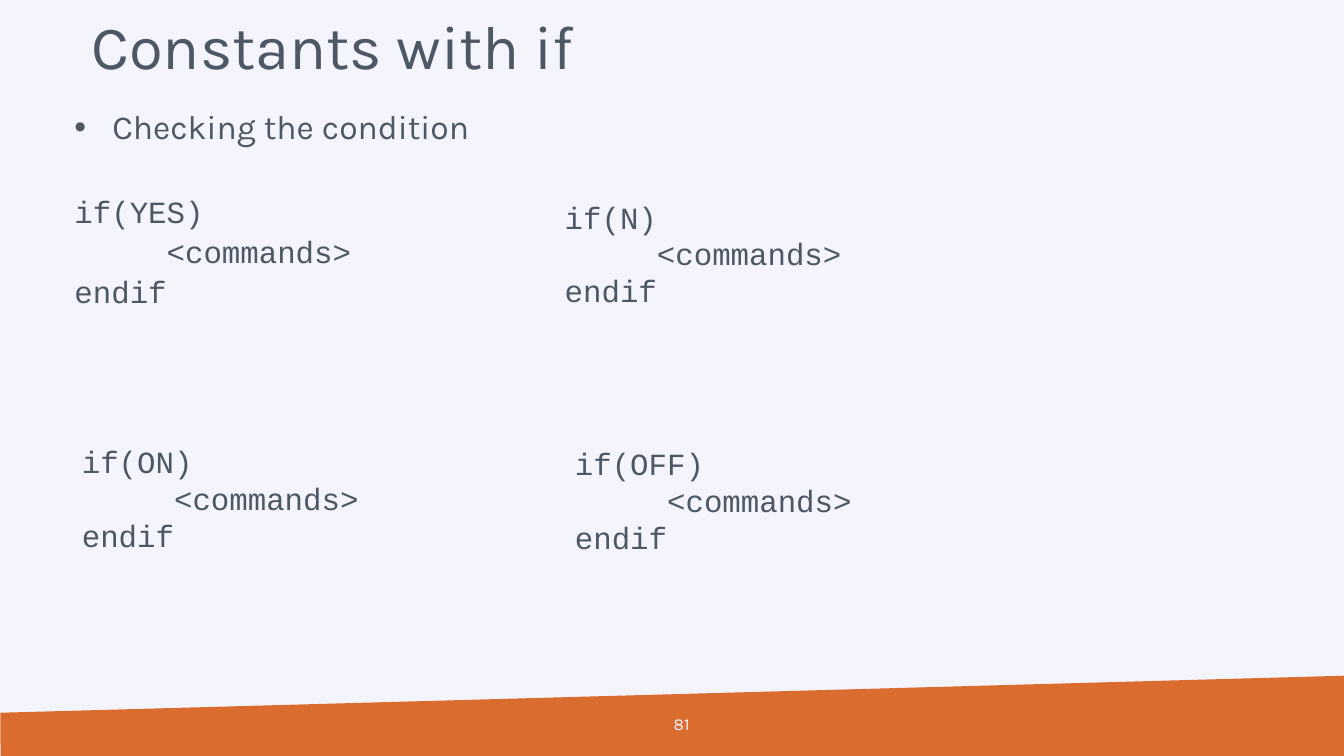
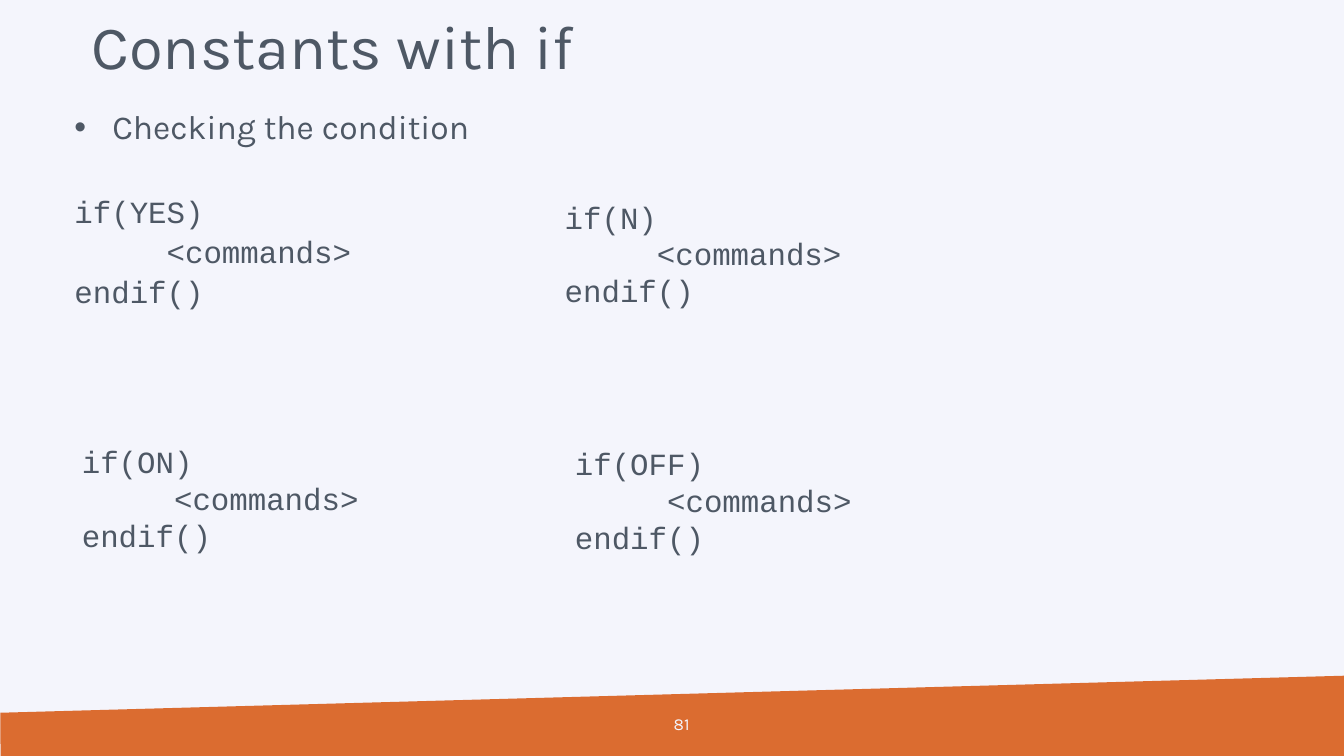
Before and after one commit to hpcleuven/CMake-intro, a slide deck: slide 81 of CMake-introduction.pptx. Drawn at 1344x756 pixels with LibreOffice and Linux fonts; fonts in the diff are those of the drawing; background and template pictures are left out. Boxes give left, top, right and bottom in pixels: in the first picture for what was removed or moved away, otherwise in the second. Text is boxed around its words. In the diff, an @@ line names an element or a change of style, - is before the commit and + after.

```diff
--- a/CMake-introduction.pptx
+++ b/CMake-introduction.pptx
@@ text at [74, 281, 203, 310]: text changed @@
-  endif
+  endif()
@@ text at [565, 280, 694, 309]: text changed @@
-  endif
+  endif()
@@ text at [82, 525, 211, 554]: text changed @@
-  endif
+  endif()
@@ text at [575, 527, 704, 556]: text changed @@
-  endif
+  endif()
```
Also in this commit, not shown: 37 other slides changed, 1 other file.
